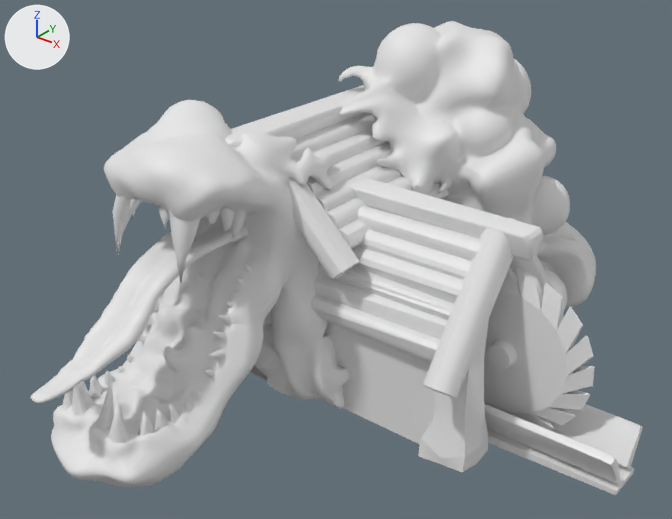
Two versions of the FBX model Content/tartakanimated/tartakanimated.fbx, one commit apart.
One viewpoint serves both versions: a 50 mm lens placed at (54.5, -26.1, 25.7), pointed at (29.7, 4.8, 6.5). Every picture has the same lights, and +X, +Y and +Z are marked at upper left.

The older version as bpy lines, for what is in view:
```python
me_cube_045 = bpy.data.meshes.new('Cube.045')
me_cube_045.from_pydata(...)  # 3528 vertices, 3486 faces; spans x 22.47..27.75, y -9.19..2.82, z -0.18..10.64
me_cube_050_001 = bpy.data.meshes.new('Cube_050.001')
me_cube_050_001.from_pydata(...)  # 1272 vertices, 2364 faces; spans x 20.7..43.9, y 1.4..20.2, z -1.5..12.4
me_cube_050_001.materials.append(mat_material_022)  # white #e7e7e7
me_mieskoremeshed_002 = bpy.data.meshes.new('mieskoremeshed.002')
me_mieskoremeshed_002.from_pydata(...)  # 10852 vertices, 10854 faces; spans x 21.0..36.6, y -8.3..23.5, z -2.1..15.7
me_mieskoremeshed_002.materials.append(mat_material_033)  # white #e7e7e7
ob_cube_048 = bpy.data.objects.new('Cube.048', me_cube_045)
ob_cube_048.location = (0.0, 0.0, 0.0)
ob_cube_050_002 = bpy.data.objects.new('Cube_050.002', me_cube_050_001)
ob_cube_050_002.location = (0.0, 0.0, 0.0)
ob_mieskoremeshed_003 = bpy.data.objects.new('mieskoremeshed.003', me_mieskoremeshed_002)
ob_mieskoremeshed_003.location = (0.0, 0.0, 0.0)
```
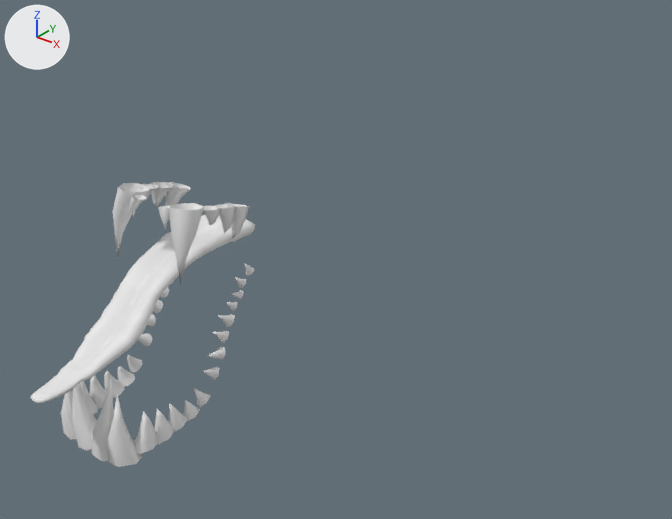
What changed in the scene script:
```text
Remove ob_mieskoremeshed_003:
    ob_mieskoremeshed_003 = bpy.data.objects.new('mieskoremeshed.003', me_mieskoremeshed_002)
    ob_mieskoremeshed_003.location = (0.0, 0.0, 0.0)
Remove ob_cube_050_002:
    ob_cube_050_002 = bpy.data.objects.new('Cube_050.002', me_cube_050_001)
    ob_cube_050_002.location = (0.0, 0.0, 0.0)
```

Boxes (x1, y1, x2, y2) around the edits, measured in the pictures (672 x 519 px):
'mieskoremeshed.003', deleted: before (51, 21, 596, 487)
'Cube_050.002', deleted: before (225, 85, 643, 495)
